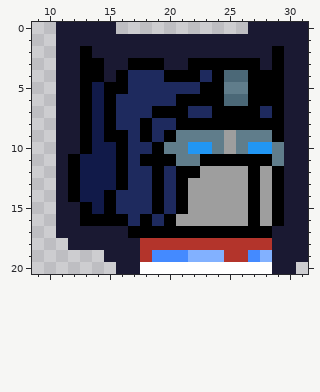
Two states of a pixel-art sprite, public/images/skins/optimuspollo.png. Above, as it was before the edit.
The file is 32x21 pixels. Shown: x 9..31, y 0..20.
The same view after the edit:
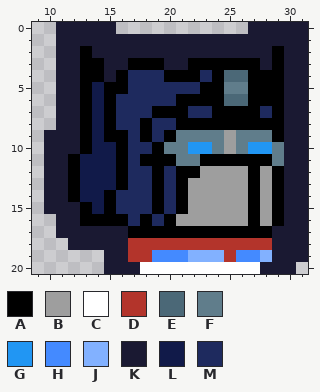
Palette (. is transparent): A #000000  B #9e9e9e  C #ffffff  D #b3342b  E #4b6877  F #607d8b  G #2196f3  H #448aff  J #82b1ff  K #1a1932  L #111a49  M #1e2a5e
The exact change:
y 9..15: x 10 . -> K
y 18: x 17 K -> D
y 19: x 17 K -> D; x 26 D -> H
y 20: x 15 . -> K; x 28 C -> K
